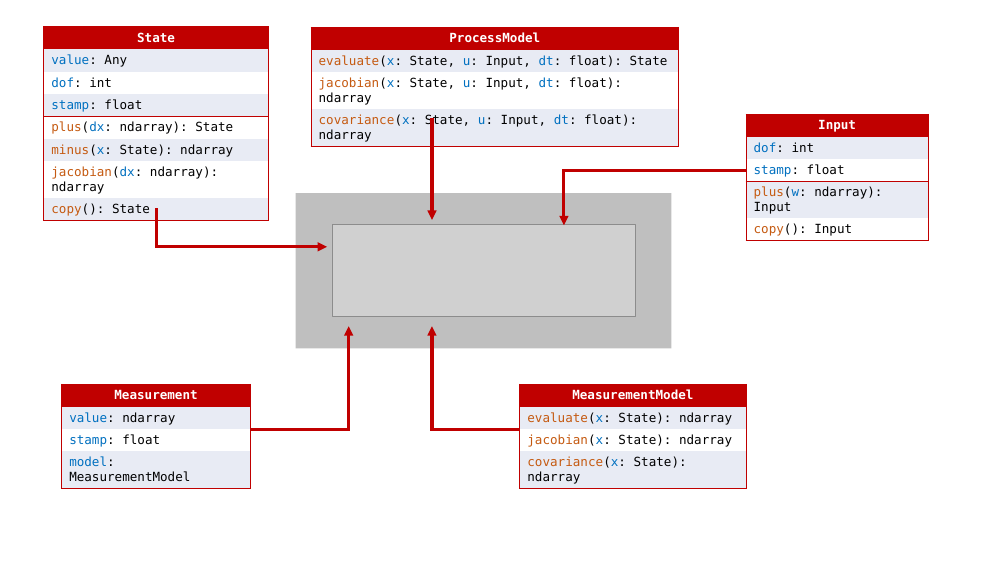
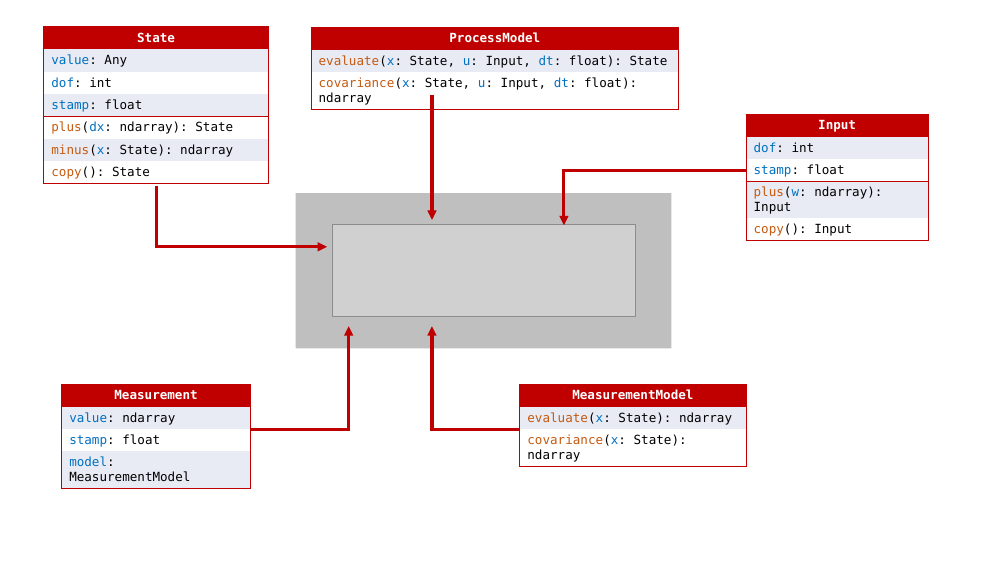
Before and after one commit to decargroup/navlie, a slide deck: slide 1 of docs/source/figs.pptx. Drawn at 1008x567 pixels with LibreOffice and Linux fonts; fonts in the diff are those of the drawing; grey boxes stand for pictures. Boxes give left, top, right and bottom in pixels: in the first picture for what was removed or moved away, otherwise in the second. Text is boxed around its words. In the diff, an @@ line names an element or a change of style, - is before the commit and + after.

```diff
--- a/docs/source/figs.pptx
+++ b/docs/source/figs.pptx
@@ table at (44,27,268,186) @@
-row 7: jacobian(dx: ndarray): ndarray
@@ table at (311,27,678,109) @@
-row 3: jacobian(x: State, u: Input, dt: float): ndarray
@@ arrow moved from (432, 118) - (432, 220) to (432, 95) - (432, 220) @@
@@ elbow arrow moved from (157, 209) - (327, 247) to (157, 186) - (327, 247) @@
@@ table at (520,385,746,466) @@
-row 3: jacobian(x: State): ndarray
```
Also in this commit, not shown: 1 slide added, 6 other files.
